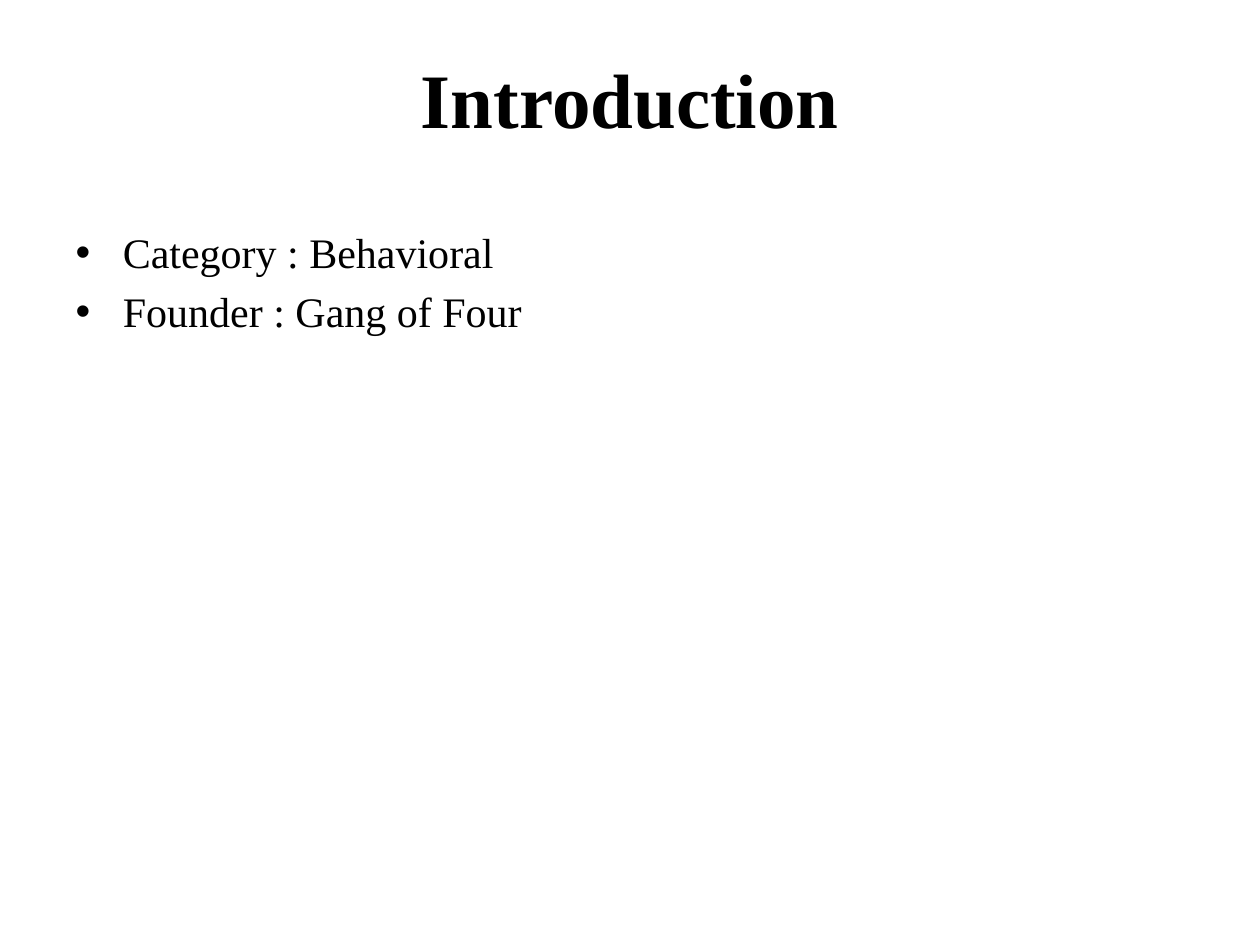
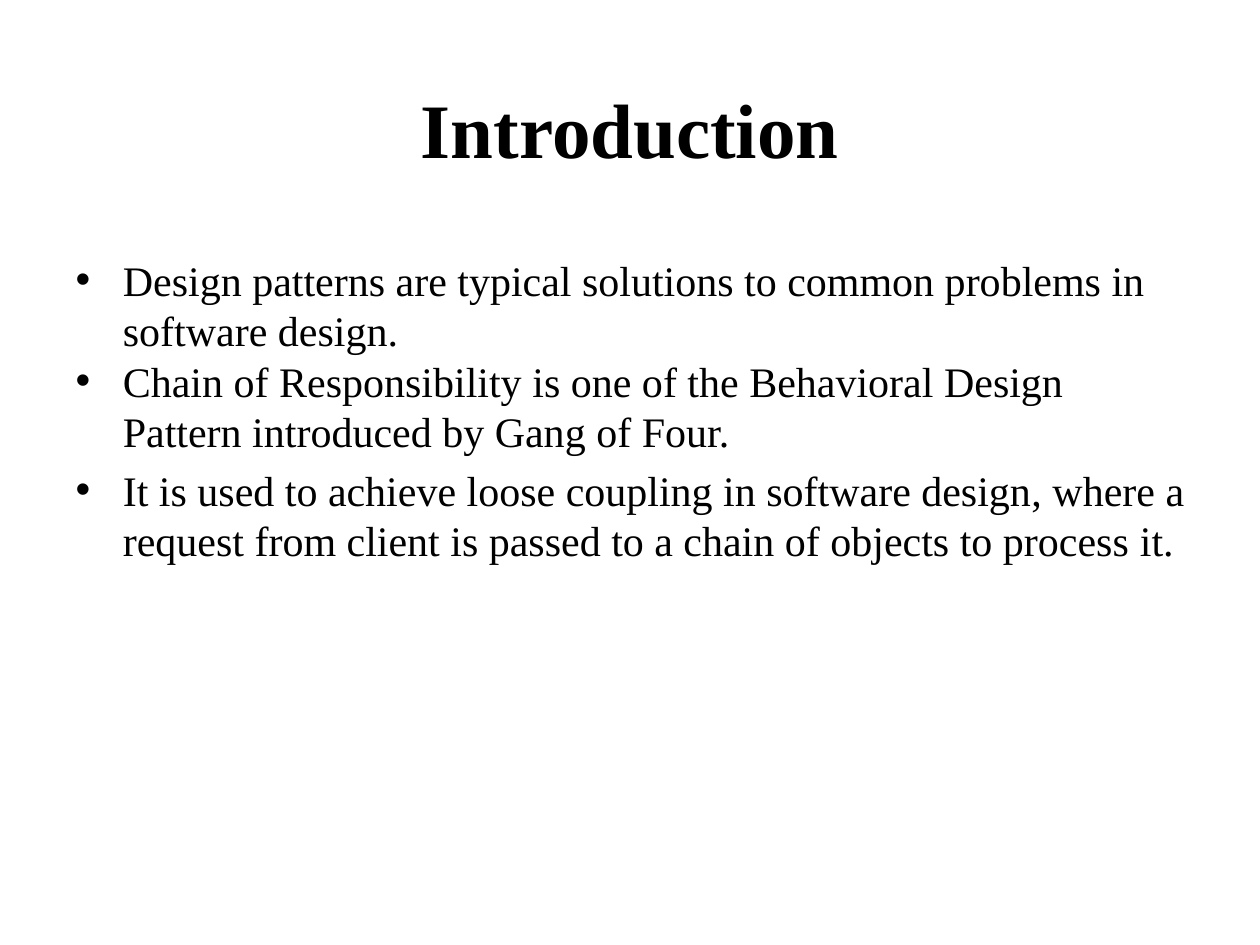
Before and after one commit to KuntanSutar/Swabhav-Techlabs, a slide deck: slide 2 of Presentation/Kuntan Sutar - Chain of Responsibility Pattern.pptx. Drawn at 1260x945 pixels with LibreOffice and Linux fonts; fonts in the diff are those of the drawing. Boxes give left, top, right and bottom in pixels: in the first picture for what was removed or moved away, otherwise in the second. Text is boxed around its words. In the diff, an @@ line names an element or a change of style, - is before the commit and + after.

```diff
--- a/Presentation/Kuntan Sutar - Chain of Responsibility Pattern.pptx
+++ b/Presentation/Kuntan Sutar - Chain of Responsibility Pattern.pptx
@@ title "Introduction": place and size @@
-title "Introduction" at box(421, 74, 839, 129)
+title "Introduction" at box(421, 104, 839, 159)
@@ text at box(123, 267, 1185, 565): text changed @@
-• Category : Behavioral
-• Founder : Gang of Four
+• Design patterns are typical solutions to common problems in software design.
+• Chain of Responsibility is one of the Behavioral Design Pattern introduced by Gang of Four.
+• It is used to achieve loose coupling in software design, where a request from client is passed to a chain of objects to process it.
```
Also in this commit, not shown: 4 other slides changed, 3 slides added, 3 slides removed, 34 other files.
